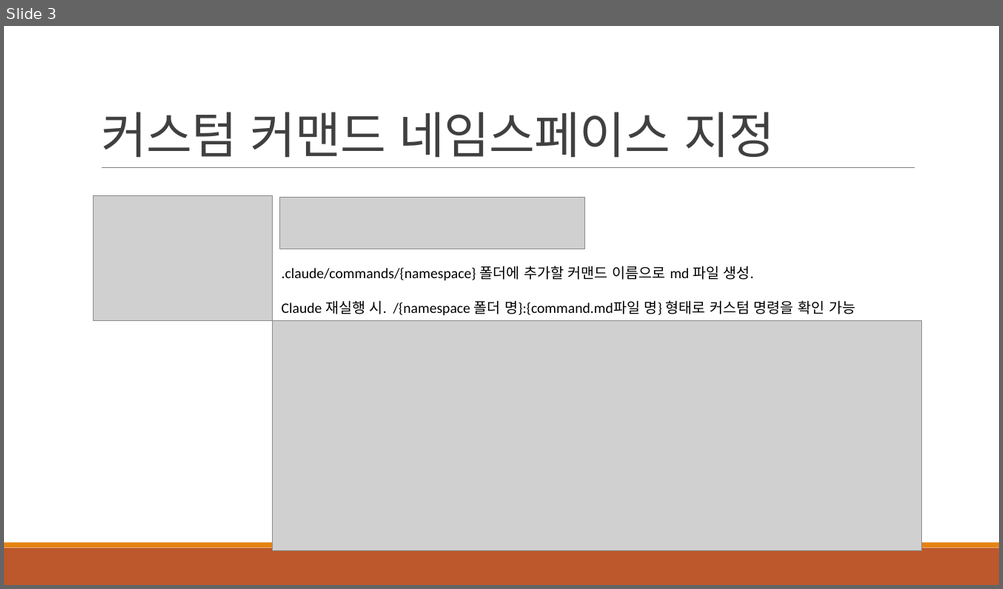
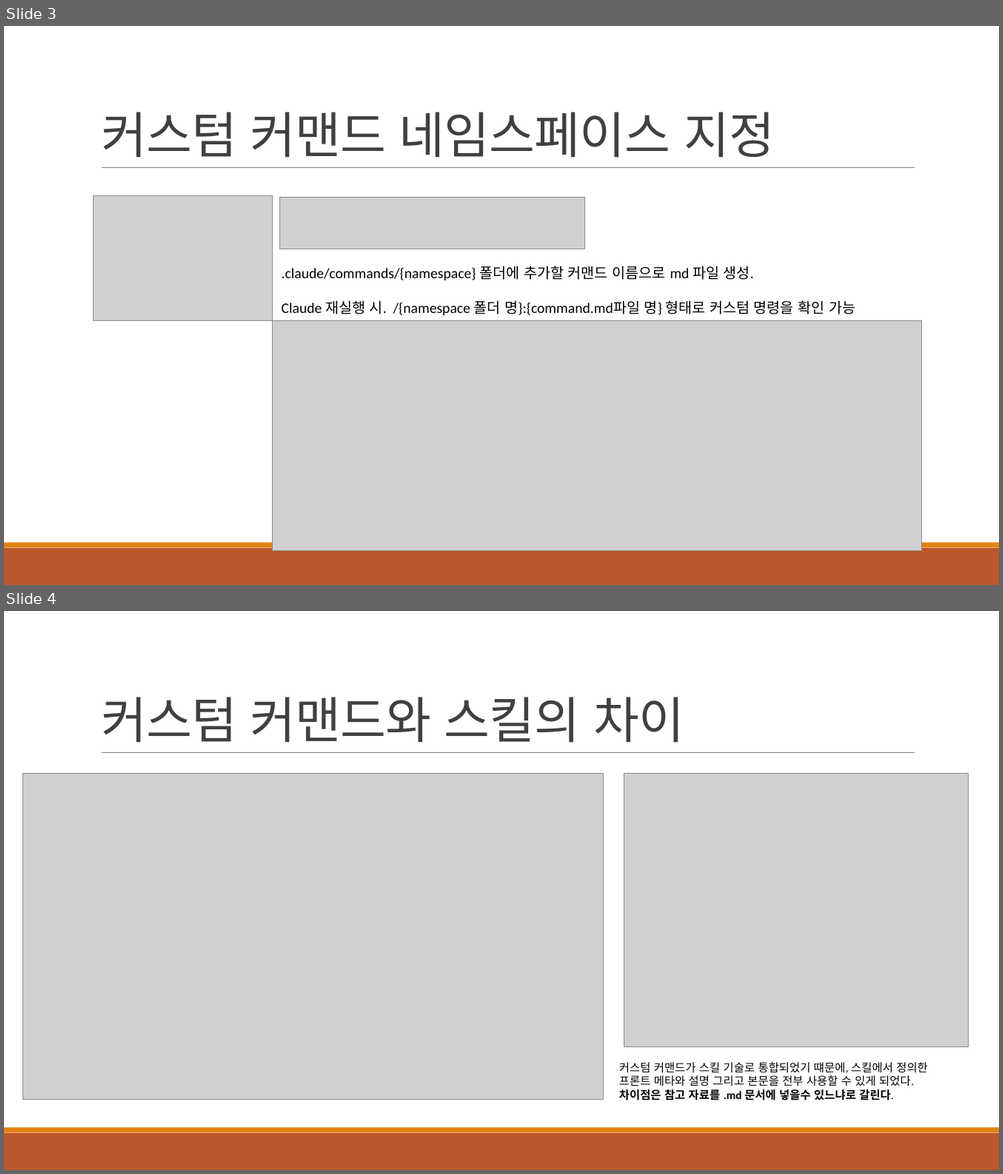
Before and after one commit to khb3025/study-claude-code, a slide deck: PPT정리/20. 커스텀 커맨드 생성.pptx. Shown one above the other, each under a label of ours: slide 3 before the commit, slides 3 and 4 after it. The pictures are 1003x589 and 1003x1174 pixels, drawn with LibreOffice and Linux fonts; fonts in the diff are those of the drawing; grey boxes stand for pictures. Boxes give left, top, right and bottom in pixels: in the first picture for what was removed or moved away, otherwise in the second. Text is boxed around its words. In the diff, an @@ line names an element or a change of style, - is before the commit and + after.

```diff
--- a/PPT정리/20. 커스텀 커맨드 생성.pptx
+++ b/PPT정리/20. 커스텀 커맨드 생성.pptx
@@ slide 4 added at (4, 611, 999, 1170), background #FFFFFF; not listed: 3 template elements that a slide beside it also shows @@
@@ title added at (101, 697, 684, 743), 48 pt, text #404040 @@
+커스텀 커맨드와 스킬의 차이
@@ picture added at (23, 774, 603, 1099) @@
@@ picture added at (624, 774, 969, 1048) @@
@@ text added at (619, 1062, 928, 1101), 11 pt, text #000000 @@
+커스텀 커맨드가 스킬 기술로 통합되었기 떄문에, 스킬에서 정의한
+프론트 메타와 설명 그리고 본문을 전부 사용할 수 있게 되었다.
+차이점은 참고 자료를 .md 문서에 넣을수 있느냐로 갈린다.
```
Also in this commit, not shown: 20 other files.
